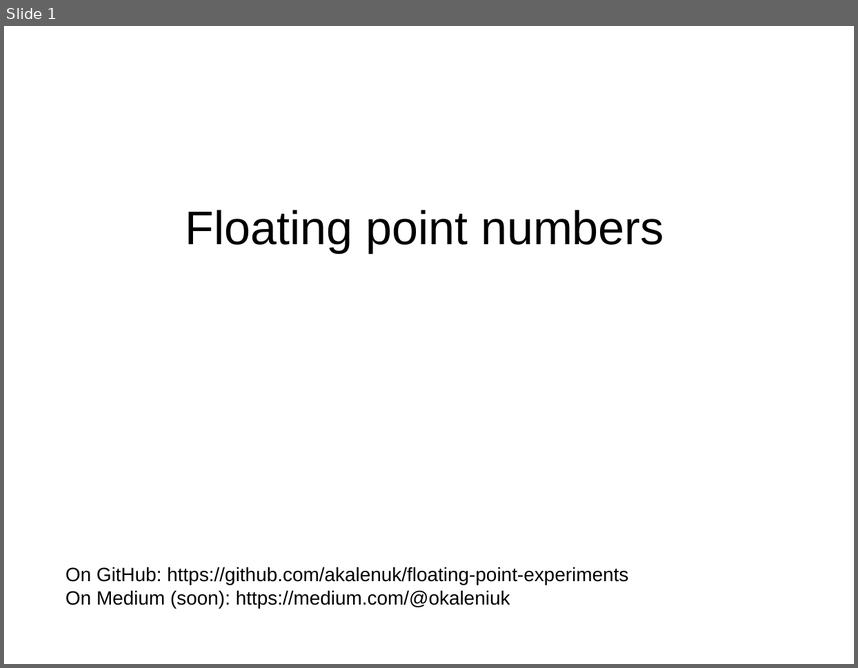
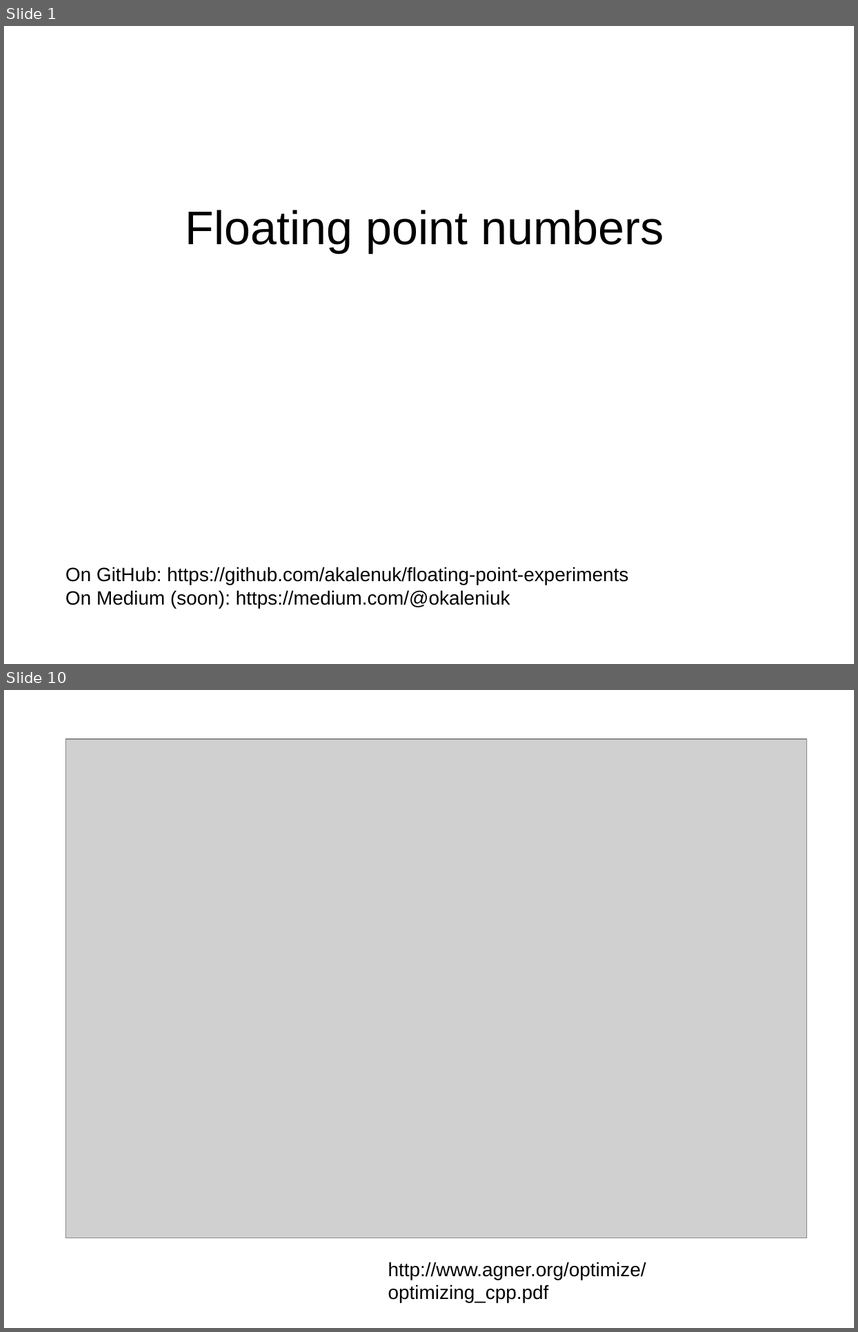
Before and after one commit to akalenuk/floating-point-experiments, a slide deck: floating.odp. Shown one above the other, each under a label of ours: slide 1 before the commit, slides 1 and 10 after it; the slides between them are not shown. The pictures are 858x668 and 858x1332 pixels, drawn with LibreOffice and Linux fonts; fonts in the diff are those of the drawing; grey boxes stand for pictures. Boxes give left, top, right and bottom in pixels: in the first picture for what was removed or moved away, otherwise in the second. Text is boxed around its words. In the diff, an @@ line names an element or a change of style, - is before the commit and + after.

```diff
--- a/floating.odp
+++ b/floating.odp
@@ slide 10 added at box(4, 690, 854, 1328), background #FFFFFF @@
@@ picture added at box(65, 740, 807, 1238) @@
@@ text added at box(388, 1261, 646, 1303), 18 pt, text #000000 @@
+http://www.agner.org/optimize/optimizing_cpp.pdf
```
Also in this commit, not shown: 5 other slides added, 1 slide removed, 2 other files.
